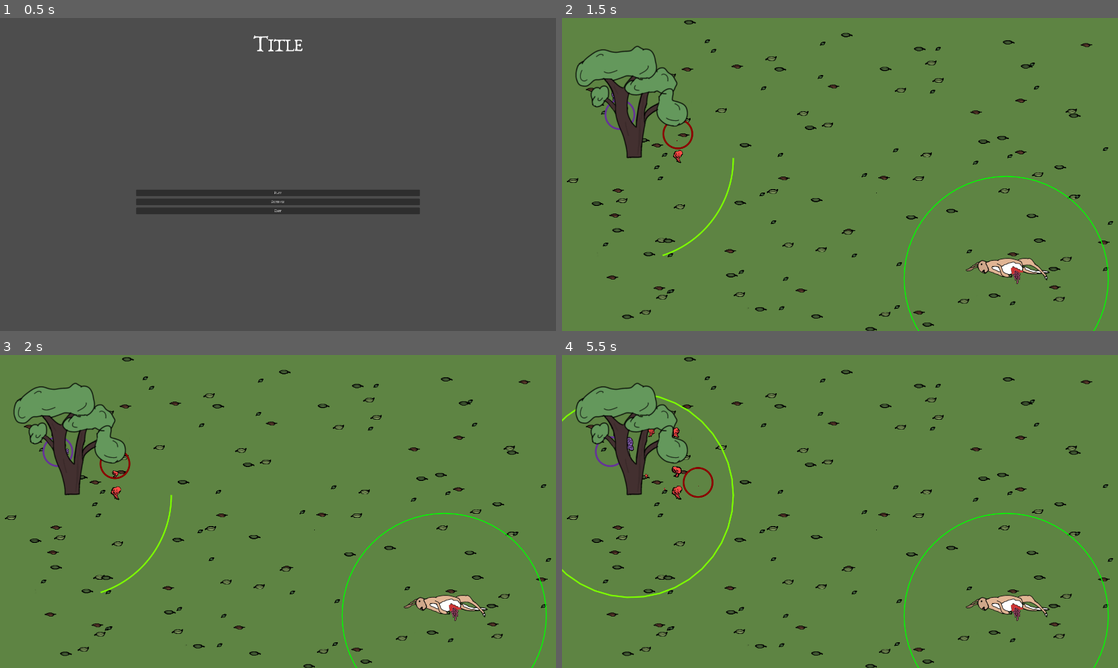
Above: before the commit, frames 1-4 (two rows, left to right).
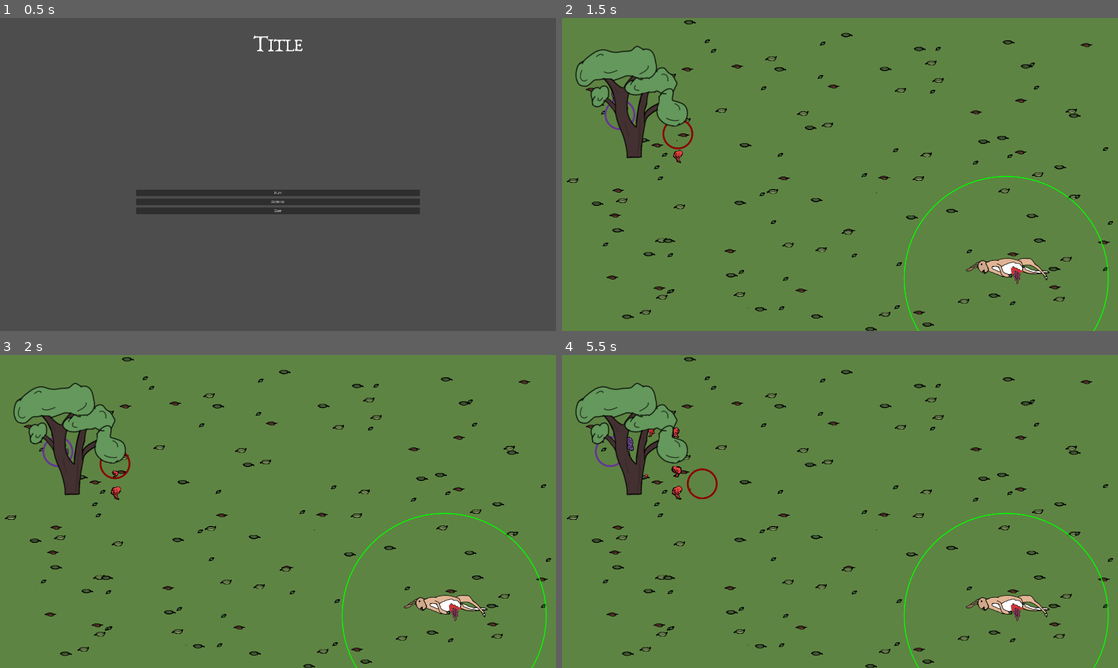
Above: after the commit, the same moments.

Repository: carcinizer/slavic-2025
Game: Godot game, scene res://scenes/main_menu.tscn
Same seed, same stepped clock (60 frames per second), same inputs: the game is played once before the commit and once after it.
Inputs:
- Up to frame 1 (0.5 s): no input
- Up to frame 2 (1.5 s): click "Play" at 0.5 s; tap Enter at 1.25 s; hold Up (up1) from 1.28 s (still down); tap S (down2) at 1.35 s
- Up to frame 3 (2 s): keep holding Up (up1)
- Up to frame 4 (5.5 s): tap Space (debug) at 2, 4.9 s; tap A (left2) at 2.1, 5.1 s; release Up (up1) at 2.78 s; hold Left (left1) 2.78-4.28 s; tap D (right2) at 2.85 s; tap Enter at 3.5 s; tap W (up2) at 3.6 s; hold Down (down1) 4.28-5.03 s; tap S (down2) at 4.35 s; hold Right (right1) from 5.03 s (still down)

Frame 1 is identical in both runs. In frame 2, 0.1% of the frame differs, in the area x 18-31%, y 42-77%; in frame 3, 0.1%; in frame 4, 0.7%, in the area x 0-31%, y 12-78%.

Commit message:
Add tree pathfinding, fix performance issues

Diff:
--- a/scenes/map.tscn
+++ b/scenes/map.tscn
@@ -39,6 +39,9 @@
 
 [node name="Tree" parent="." instance=ExtResource("3_gldc4")]
 position = Vector2(239, 484)
+hp = 20.0
+max_hp = 100.0
+radius = 100.0
 
 [node name="Sprite2D" type="Sprite2D" parent="."]
 z_index = -8
--- a/src/cursor.gd
+++ b/src/cursor.gd
@@ -16,6 +16,8 @@
 const MAP_HEIGHT := 1080
 
 var my_mushrooms: Array[Mushroom] = []
+var nearby_mushrooms: Array[Mushroom] = []
+
 
 func _ready():
 	GLOB.all_cursors[player_id] = self
@@ -23,6 +25,17 @@
 		if i is Mushroom:
 			if i.player_id == player_id:
 				my_mushrooms.push_back(i)
+
+	nearby_mushrooms.assign(
+		growth_area.get_overlapping_bodies().filter(func(x): \
+			return x is Mushroom and x.player_id == player_id
+		)
+	)
+	growth_area.body_entered.connect(func(x): \
+		if x is Mushroom and x.player_id == player_id: \
+			nearby_mushrooms.push_back(x)
+	)
+	growth_area.body_exited.connect(func(b): nearby_mushrooms.erase(b))
 
 
 func _process(delta: float) -> void:
@@ -34,13 +47,6 @@
 		"key_right%d" % player_id,
 		"key_up%d" % player_id,
 		"key_down%d" % player_id)
-
-	var nearby_mushrooms: Array[Mushroom]
-	nearby_mushrooms.assign(
-		growth_area.get_overlapping_bodies().filter(func(x): \
-			return x is Mushroom and x.player_id == player_id
-		)
-	)
 
 	# snap to nearest mushroom if not in range
 	var nearest_mushroom: Mushroom = null
@@ -67,14 +73,15 @@
 	for mushroom in nearby_mushrooms:
 		mushroom.hp += growth_factor * delta
 		if mushroom.hp > mushroom.max_hp:
-			if try_spawn_mushroom(nearby_mushrooms):
+			if try_spawn_mushroom():
 				mushroom.hp -= starting_hp
 			else:
 				mushroom.hp = mushroom.max_hp
 
 
-func try_spawn_mushroom(nearby_mushrooms: Array[Mushroom]) -> bool:
-	for i in range(100):
+func try_spawn_mushroom() -> bool:
+	#return false
+	for i in range(10):
 		var offset = Vector2(randf_range(-radius, radius), randf_range(-radius, radius))
 		if offset.length() > radius:
 			continue
--- a/src/global/glob.gd
+++ b/src/global/glob.gd
@@ -4,8 +4,11 @@
 var all_mushrooms: Array[Mushroom] = []
 var all_trees: Array[LifeTree] = []
 var all_cursors: Dictionary[int, Cursor] = {}
-var player_colors: Array[Color] = [Color.REBECCA_PURPLE, Color.DARK_RED]
+var player_colors: Array[Color] = [Color.REBECCA_PURPLE, Color.DARK_RED, Color.LIGHT_YELLOW, Color.DIM_GRAY]
 @onready var settings: Settings = load("user://settings.tres")
+
+# i would have sworn that godot had something like this built in
+var frame = 0
 
 func _ready() -> void:
 	# update fullscreen
@@ -46,6 +49,7 @@
 func _process(delta: float) -> void:
 	if Input.is_action_just_pressed("fullscreen"):
 		GLOB.settings.fullscreen = not GLOB.settings.fullscreen
+	frame += 1
 
 func refresh_players():
 	ResourceSaver.save(settings)
--- a/src/mushroom.gd
+++ b/src/mushroom.gd
@@ -15,11 +15,19 @@
 var my_tree: LifeTree = null
 var my_cursor: Cursor = null
 
+
+var nearby_mushrooms: Array[Mushroom]
+
+
 const neighbor_range := 70.0
 const sprite_variants_number := 4
 
 var target_rotation = 0
 const rotation_threshold = 0.01
+const tree_pulse_coyote_time := 10 # frames
+
+var latest_pulse: int
+var latest_pulse_source: LifeTree
 
 @onready var prev_hp = hp
 
@@ -42,6 +50,17 @@
 	if flip == 1:
 		sprite.flip_h = true
 	on_spawn.call_deferred()
+	nearby_mushrooms.assign(
+		$NeighborRange.get_overlapping_areas().filter(func(x): \
+			return x.get_parent() is Mushroom and x.get_parent().player_id == player_id
+		).map(func(x): x.get_parent())
+	)
+	$NeighborRange.area_entered.connect(func(x): \
+		if x.get_parent() is Mushroom and x.get_parent().player_id == player_id: \
+			nearby_mushrooms.push_back(x.get_parent())
+	)
+	$NeighborRange.area_exited.connect(func(b): nearby_mushrooms.erase(b.get_parent()))
+
 
 func on_spawn():
 	my_cursor = GLOB.all_cursors[player_id]
@@ -70,8 +89,24 @@
 
 	rotation = lerp(rotation, target_rotation, abs(prev_hp-hp) * 0.1)
 	prev_hp = hp
-	if should_check_for_connections:
-		check_for_connections()
+	#if should_check_for_connections:
+	#	check_for_connections()
+
+	if latest_pulse > GLOB.frame - tree_pulse_coyote_time:
+		my_tree = latest_pulse_source
+		my_tree.send_mushroom_pulse()
+	else:
+		my_tree = null
+
+	modulate = Color.WHITE if latest_pulse % 10 > 5 else Color.WHITE.darkened(0.1)
+
+func send_tree_pulse(obj: LifeTree, frame: int):
+	if frame > latest_pulse:
+		latest_pulse = frame
+		latest_pulse_source = obj
+		for i in nearby_mushrooms:
+			i.send_tree_pulse(latest_pulse_source, latest_pulse)
+
 
 func _exit_tree() -> void:
 	GLOB.all_mushrooms.erase(self)
@@ -82,22 +117,3 @@
 # 	draw_circle(Vector2(0,0), rad, color, false, 1, true)
 
 var checked_mushrooms: Array[Mushroom] = []
-
-func check_area(areas: Array[Area2D]):
-	for a in areas:
-		var obj = a.get_parent()
-		if obj is Mushroom and !(obj in checked_mushrooms):
-			obj.queue_redraw()
-			checked_mushrooms.push_back(obj)
-			if obj.player_id == player_id:
-				var othersareas = a.get_overlapping_areas()
-				check_area(othersareas)
-		if obj is LifeTree:
-			my_tree = obj
-			break
-
-func check_for_connections():
-	var areas = get_node("NeighborRange").get_overlapping_areas()
-	checked_mushrooms = []
-	check_area(areas)
-	queue_redraw()
--- a/src/tree.gd
+++ b/src/tree.gd
@@ -16,13 +16,14 @@
 const sprite_variants_number := 3
 
 func get_mushrooms_in_area():
-	mushrooms_in_area = 0
+	#mushrooms_in_area = 0
 	var areas = get_node("NeighborRange").get_overlapping_areas()
 	for a in areas:
 		var obj = a.get_parent()
 		if obj is Mushroom:
-			mushrooms_in_area += 1
-		queue_redraw()
+			#mushrooms_in_area += 1
+			obj.send_tree_pulse(self, GLOB.frame)
+		#queue_redraw()
 
 func _ready() -> void:
 	var sprite_variant := randi_range(0,sprite_variants_number - 1)
@@ -46,8 +47,12 @@
 	if hp <= 0:
 		die()
 
-	if Input.is_action_just_pressed("debug"):
-		get_mushrooms_in_area()
+	mushrooms_in_area = 0
+
+	get_mushrooms_in_area()
+
+func send_mushroom_pulse():
+	mushrooms_in_area += 1
 
 func _draw():
 	var rad = get_node("NeighborRange/CollisionShape2D").shape.radius
Not shown: 1 places in scenes/map.tscn that only renumber resources
